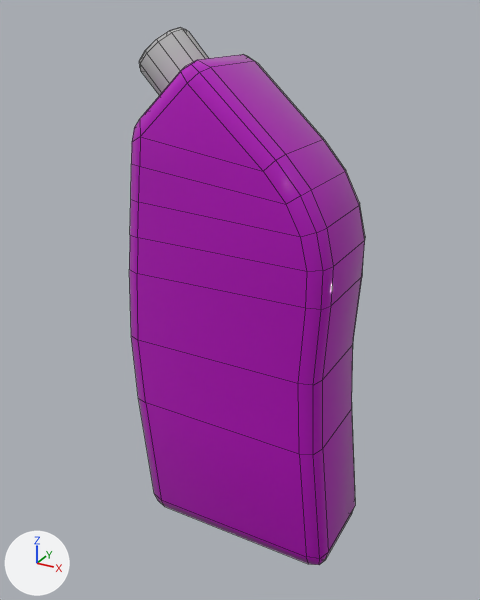
The FBX model Assets/ART/Meshes/MAINTENANCE ROOM/SM_Cleaning_Product_02.fbx, before and after one commit.
The view is the same before and after, from a 50 mm camera at (0.253, -0.477, 0.465) aimed at (-0.008, -0.001, 0.228). Every picture has the same lights, and +X, +Y and +Z are marked at lower left. The picture after the commit comes second. Mesh edges are drawn as thin lines. Where no turn or scale is listed for an object, it has been applied to the vertices.

The older version as bpy lines, for what is in view:
```python
me_mesh = bpy.data.meshes.new('Mesh')
me_mesh.from_pydata(...)  # 229 vertices, 181 faces; spans x -0.11..0.101, y -0.05..0.05, z 0.0..0.451
# faces by material slot: [133, 48]
me_mesh.materials.append(mat_m_plastic_03)  # pink #b500bc
me_mesh.materials.append(mat_m_plastic_red)  # grey #bcbcbc
ob_sm_cleaning_product_02 = bpy.data.objects.new('SM_Cleaning_Product_02', me_mesh)
ob_sm_cleaning_product_02.location = (0.0, 0.0, 0.0)
```
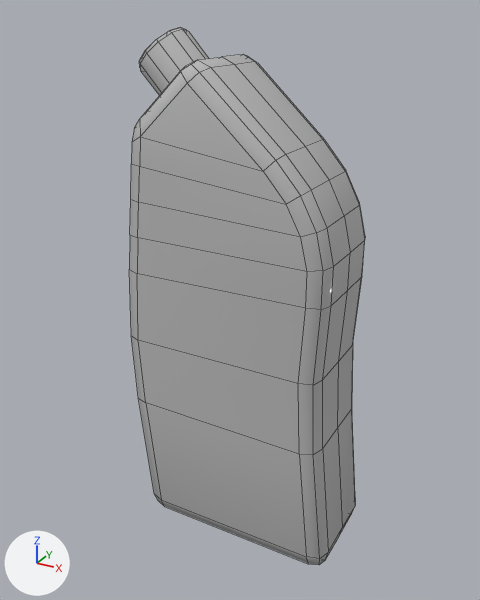
Pixel boxes (x1, y1, x2, y2) of what changed, in the pictures (480 x 600 px):
part 1 of me_mesh, reshaped
    both: (198, 54, 365, 558)
part 2 of me_mesh, recoloured (lighter)
    both: (129, 55, 365, 565)

The edits, one by one:
me_mesh is used by ob_sm_cleaning_product_02; location (0.0, 0.0, 0.0).
me_mesh had 229 vertices, 181 faces and spanned x -0.11..0.101, y -0.05..0.05, z 0.0..0.451.
me_mesh now has 254 vertices, 206 faces and spans x -0.11..0.101, y -0.05..0.05, z 0.0..0.451.
Part 1, on me_mesh:
25 faces are deleted.
25 new vertices lie (0.0, 0.035, 0.0) away from vertices in x -0.101..0.101, y -0.035, z 0.0..0.431.
50 new faces join them.
me_mesh part 2: 108 faces spanning x -0.101..0.101, y -0.05..0.05, z 0.0..0.431 switch from mat_m_plastic_03 (pink #b500bc) to mat_m_plastic_red (grey #bcbcbc).
